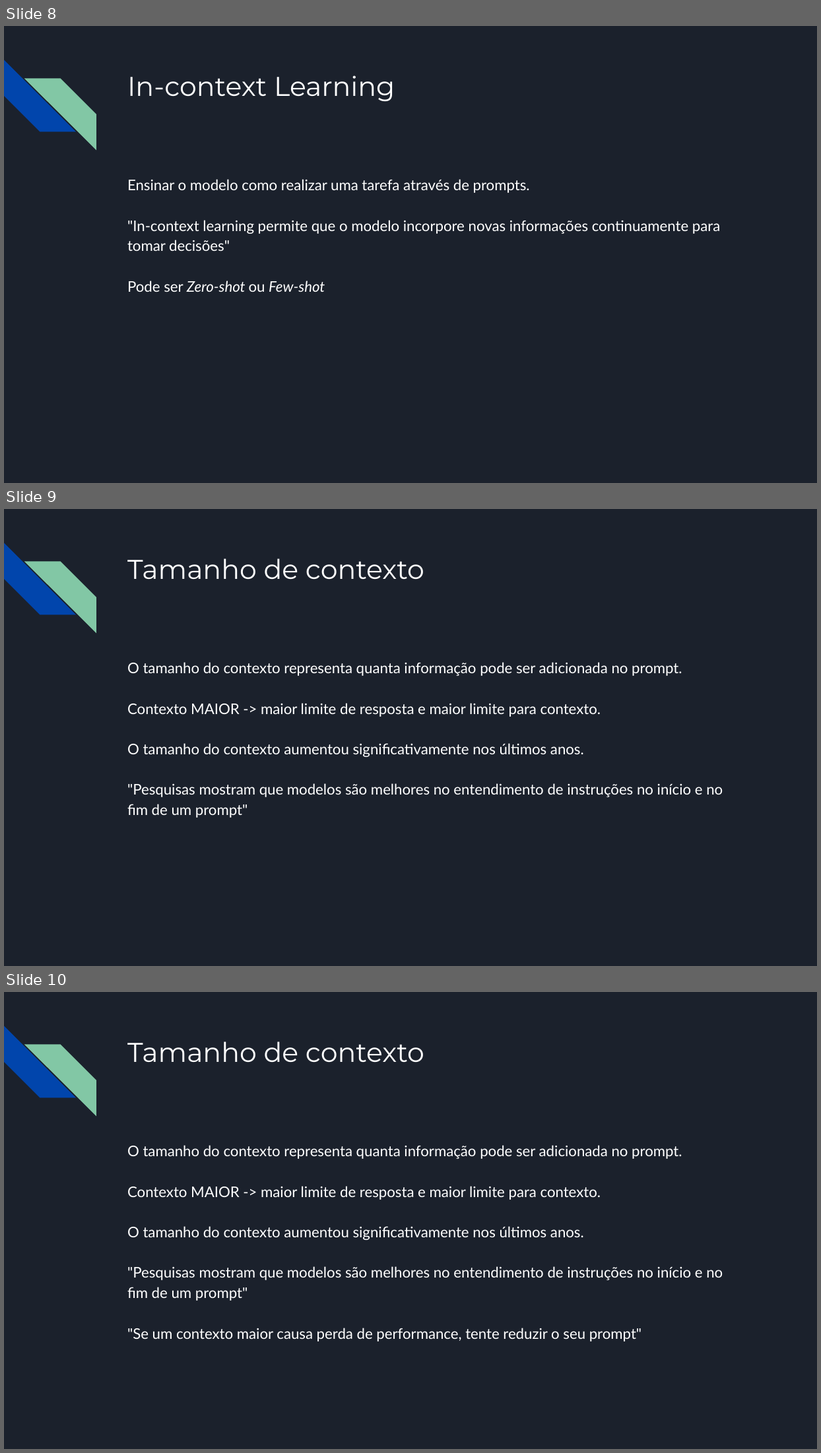
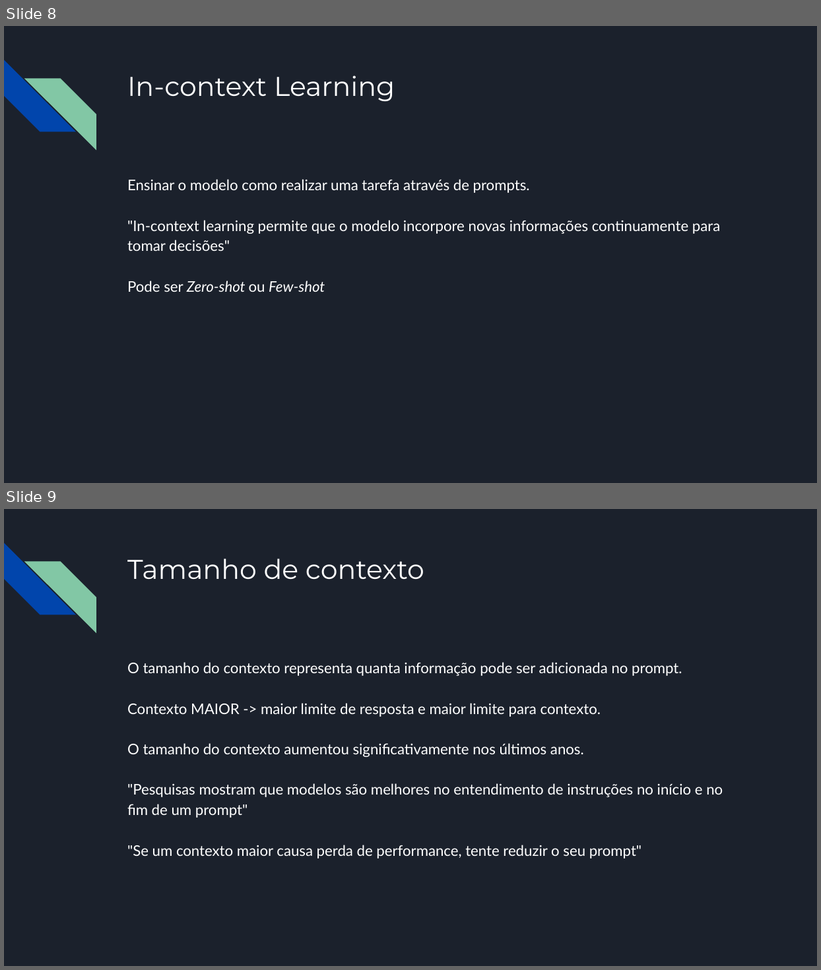
Before and after one commit to MateusAlgayer/mainframe_dtree_parser, a slide deck: Apresentação capítulo 5.pptx. Shown one above the other, each under a label of ours: slides 8, 9 and 10 before the commit, slides 8 and 9 after it. The pictures are 821x1453 and 821x970 pixels, drawn with LibreOffice and Linux fonts; fonts in the diff are those of the drawing. Boxes give left, top, right and bottom in pixels: in the first picture for what was removed or moved away, otherwise in the second. Text is boxed around its words. In the diff, an @@ line names an element or a change of style, - is before the commit and + after.

```diff
--- a/Apresentação capítulo 5.pptx
+++ b/Apresentação capítulo 5.pptx
@@ slide 9 removed at bbox=[4, 509, 817, 966], background #1B212C; not listed: 2 template elements that a slide beside it also shows @@
@@ title removed at bbox=[127, 559, 424, 580] @@
-Tamanho de contexto
@@ text removed at bbox=[127, 662, 723, 818] @@
-O tamanho do contexto representa quanta informação pode ser adicionada no prompt.
-Contexto MAIOR -> maior limite de resposta e maior limite para contexto.
-O tamanho do contexto aumentou significativamente nos últimos anos.
-"Pesquisas mostram que modelos são melhores no entendimento de instruções no início e no fim de um prompt"
@@ what was slide 10 is now slide 9 @@
```
Also in this commit, not shown: 1 slide changed, 1 other file.
